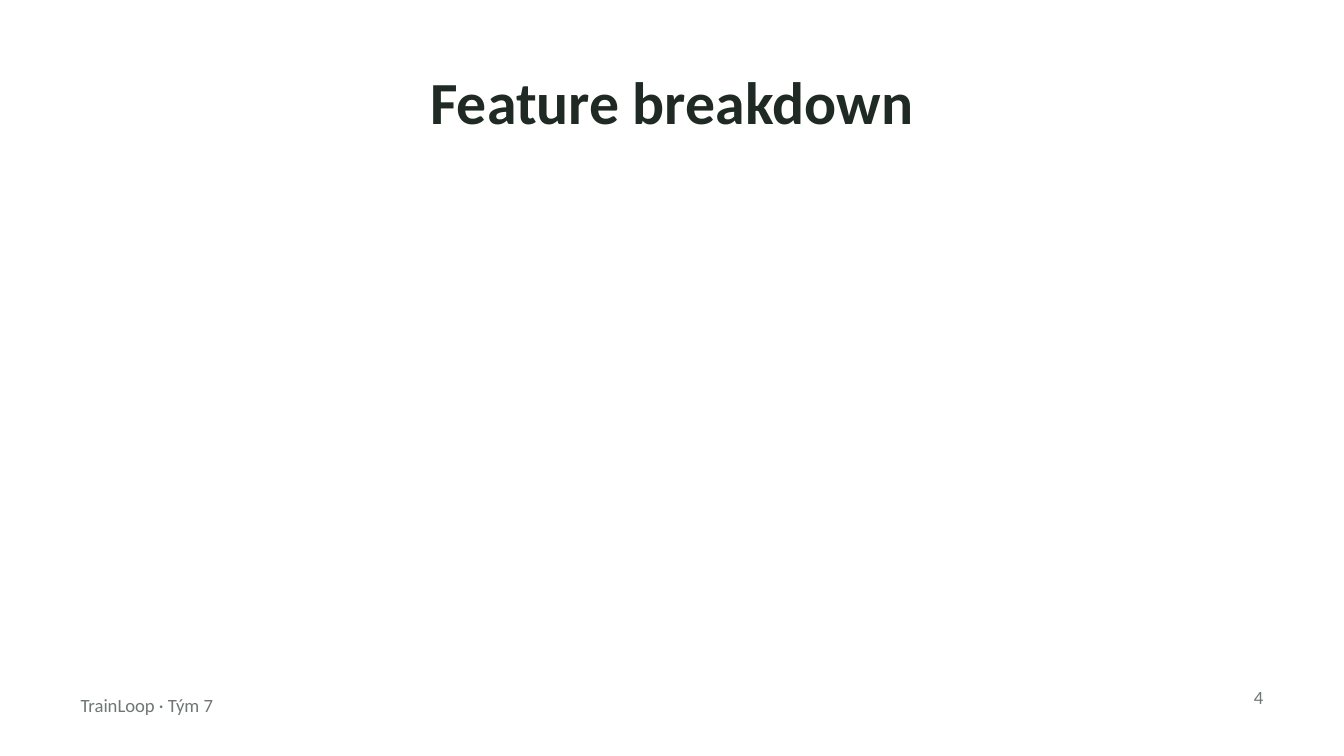
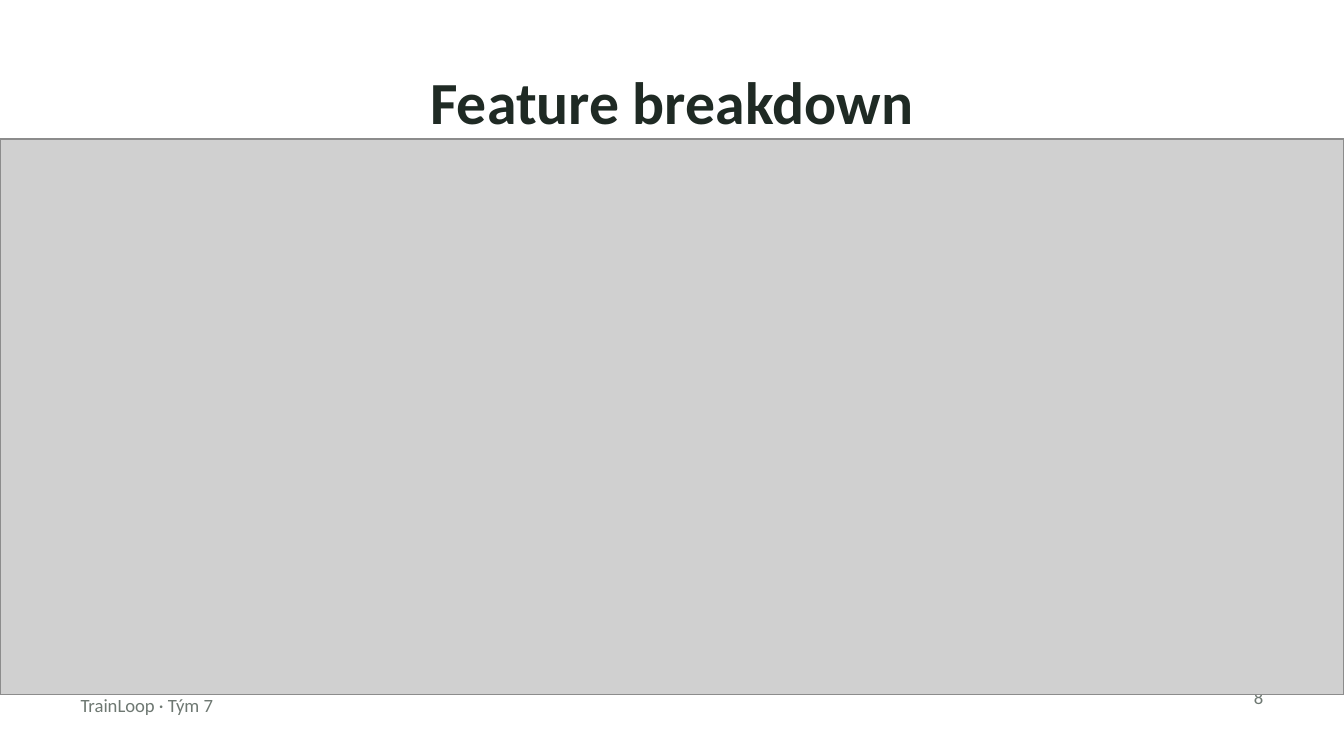
Before and after one commit to applifting-vsecourse/team-7, a slide deck: slide 8 of Docs/TrainLoop_prezentace.pptx (slide 4 before the commit). Drawn at 1344x756 pixels with LibreOffice and Linux fonts; fonts in the diff are those of the drawing; grey boxes stand for pictures. Boxes give left, top, right and bottom in pixels: in the first picture for what was removed or moved away, otherwise in the second. Text is boxed around its words. In the diff, an @@ line names an element or a change of style, - is before the commit and + after.

```diff
--- a/Docs/TrainLoop_prezentace.pptx
+++ b/Docs/TrainLoop_prezentace.pptx
@@ picture added at [0, 138, 1344, 694] @@
@@ page number at [1254, 694, 1263, 709]: text changed @@
-4
+8
```
Also in this commit, not shown: 1 other slide changed, 4 slides added, 1 slide removed, 2 other files.
